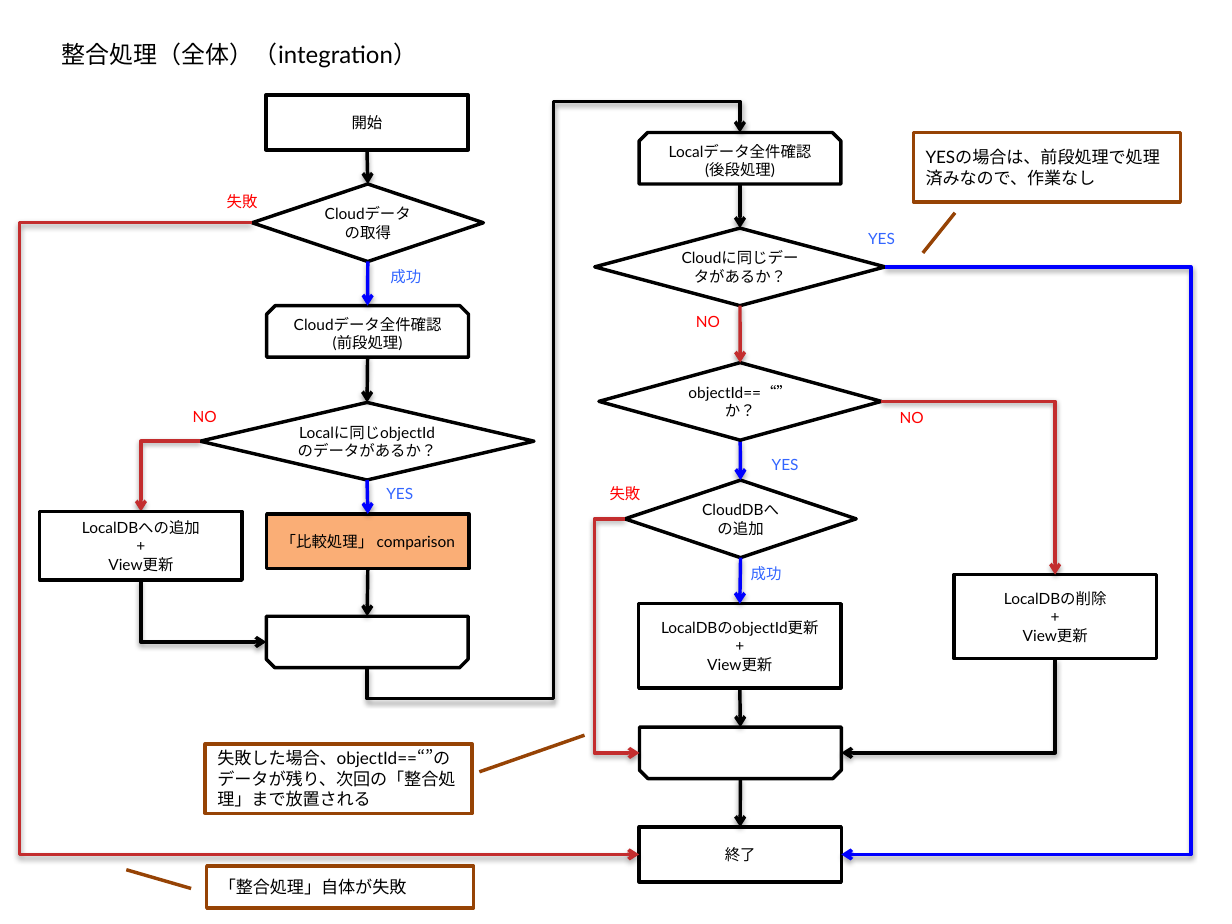
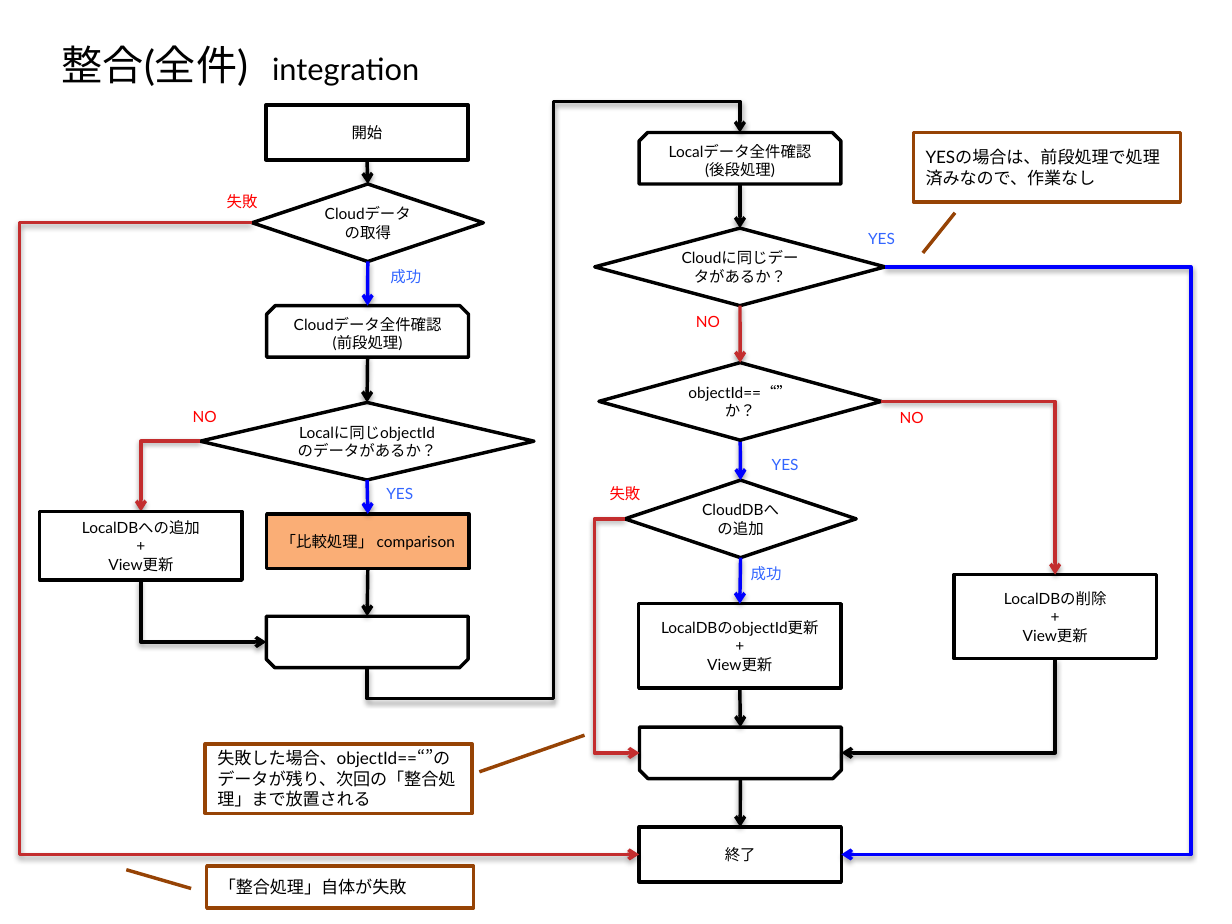
Before and after one commit to furuya02/ToDoApp, a slide deck: slide 14 of doc/ToDoApp.pptx (slide 42 before the commit). Drawn at 1232x924 pixels with LibreOffice and Linux fonts; fonts in the diff are those of the drawing. Boxes give left, top, right and bottom in pixels: in the first picture for what was removed or moved away, otherwise in the second. Text is boxed around its words. In the diff, an @@ line names an element or a change of style, - is before the commit and + after.

```diff
--- a/doc/ToDoApp.pptx
+++ b/doc/ToDoApp.pptx
@@ text at (62, 45, 419, 86): text changed; size 14 to 18 pt @@
-整合処理（全体）（integration）
+整合(全件) integration
@@ rectangle "開始": place and size @@
-rectangle "開始" at (266, 95, 468, 149)
+rectangle "開始" at (266, 105, 468, 159)
@@ arrow moved from (367, 150) - (368, 184) to (367, 160) - (368, 184) @@
```
Also in this commit, not shown: 7 other slides changed, 8 slides added, 12 slides removed, 3 other files.
